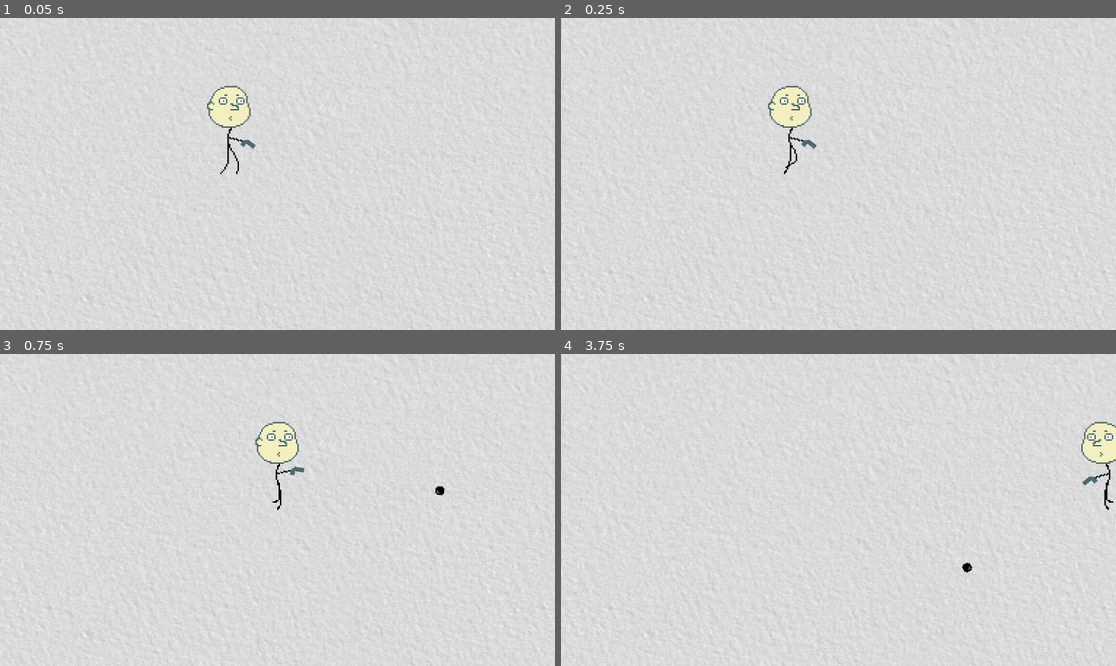
Above: before the commit, frames 1-4 (two rows, left to right).
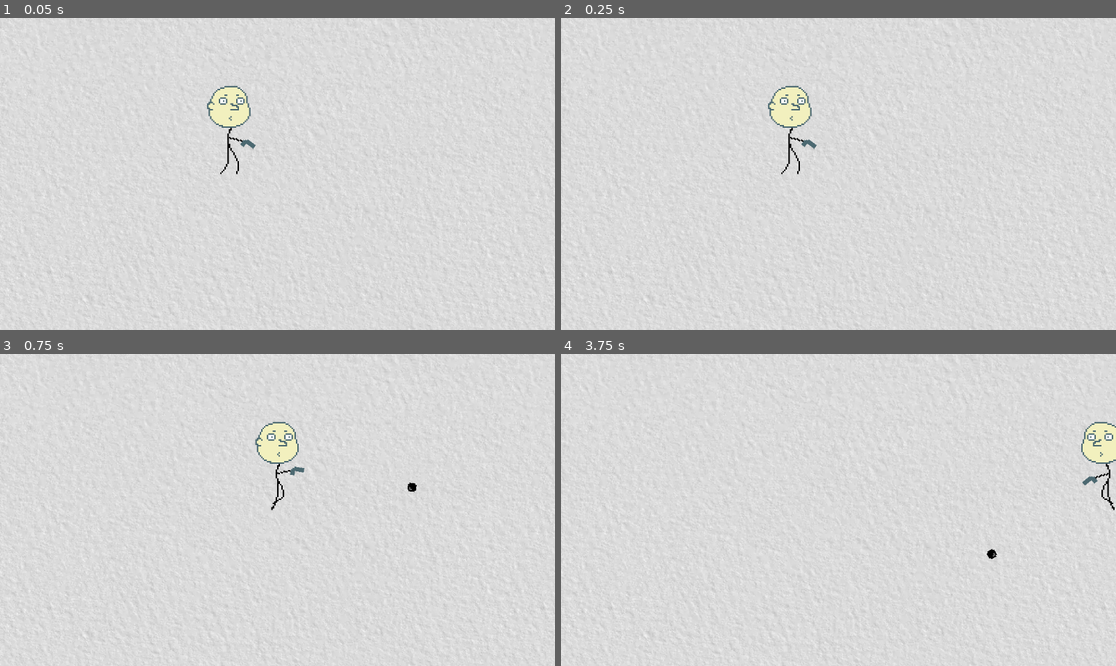
Above: after the commit, the same moments.

Repository: lambtoken/bob
Game: Godot game, scene res://scenes/game.tscn
Two runs of this game, one before a commit and one after it. Both use one fixed random seed, a clock stepped at 60 frames per second and the inputs below.
Inputs (mouse positions are in pixels of both pictures, inside the frame that each line leads up to):
- Up to frame 1 (0.05 s): no input
- Up to frame 2 (0.25 s): no input
- Up to frame 3 (0.75 s): tap Enter at 0.5 s; move the mouse to (399, 494) at 0.52 s; press the mouse at (399, 494) at 0.53 s; hold D (right) from 0.53 s (still down)
- Up to frame 4 (3.75 s): move the mouse to (727, 525) at 1.27 s; release D (right) at 1.28 s; release the mouse at (727, 525) at 1.28 s; hold S (down) 1.28-2.03 s; click (727, 525) at 1.35 s; move the mouse to (894, 441) at 2.02 s; press the mouse at (894, 441) at 2.03 s; hold D (right) 2.03-2.78 s; move the mouse to (810, 572) at 2.77 s; release the mouse at (810, 572) at 2.78 s; hold W (up) 2.78-3.53 s; click (810, 572) at 2.85 s; move the mouse to (1005, 556) at 3.52 s; press the mouse at (1005, 556) at 3.53 s; hold A (left) from 3.53 s (still down)

Frame 1 is identical in both runs. In frame 2, less than 0.1% of the frame differs, in the area x 39-44%, y 39-51%; in frame 3, 0.2%; in frame 4, 0.2%, in the area x 72-100%, y 39-71%.

Commit message:
tiny changes

Diff:
--- a/objects/bob/bob.gd
+++ b/objects/bob/bob.gd
@@ -10,6 +10,7 @@
 var BLINK_TIME: float = 0
 
 var flipped = false
+var is_running = true
 
 enum moods {
 	neutral,
@@ -69,3 +70,15 @@
 		$Head.scale.x = -abs($Head.scale.x)
 		$Body.scale.x = -abs($Body.scale.x)
 		flipped = true
+
+	if velocity.is_zero_approx() and is_running:
+		is_running = false
+		$Body/AnimatedSprite2D.stop()
+		$Body/AnimatedSprite2D.play("standing")
+	elif not velocity.is_zero_approx() and not is_running:
+		is_running = true
+		$Body/AnimatedSprite2D.stop()
+		if velocity.x > 0:
+			$Body/AnimatedSprite2D.play("walking")
+		else:
+			$Body/AnimatedSprite2D.play_backwards("walking")
--- a/objects/bob/bob.tscn
+++ b/objects/bob/bob.tscn
@@ -151,6 +151,30 @@
 "update": 1,
 "values": [&"worried_blink"]
 }
+tracks/1/type = "value"
+tracks/1/imported = false
+tracks/1/enabled = true
+tracks/1/path = NodePath(".:scale")
+tracks/1/interp = 1
+tracks/1/loop_wrap = true
+tracks/1/keys = {
+"times": PackedFloat32Array(0),
+"transitions": PackedFloat32Array(1),
+"update": 0,
+"values": [Vector2(1, 1)]
+}
+tracks/2/type = "value"
+tracks/2/imported = false
+tracks/2/enabled = true
+tracks/2/path = NodePath(".:position")
+tracks/2/interp = 1
+tracks/2/loop_wrap = true
+tracks/2/keys = {
+"times": PackedFloat32Array(0),
+"transitions": PackedFloat32Array(1),
+"update": 0,
+"values": [Vector2(0, 2)]
+}
 
 [sub_resource type="Animation" id="Animation_14ets"]
 resource_name = "back"
@@ -225,12 +249,41 @@
 "transitions": PackedFloat32Array(1),
 "update": 1,
 "values": [&"worried_blink"]
+}
+
+[sub_resource type="Animation" id="Animation_0d0ka"]
+resource_name = "head_squish"
+step = 0.0458
+tracks/0/type = "value"
+tracks/0/imported = false
+tracks/0/enabled = true
+tracks/0/path = NodePath(".:scale")
+tracks/0/interp = 2
+tracks/0/loop_wrap = true
+tracks/0/keys = {
+"times": PackedFloat32Array(0.0333333, 0.166667, 0.3),
+"transitions": PackedFloat32Array(1, 1, 1),
+"update": 0,
+"values": [Vector2(1, 1), Vector2(1.14, 0.885), Vector2(1, 1)]
+}
+tracks/1/type = "value"
+tracks/1/imported = false
+tracks/1/enabled = true
+tracks/1/path = NodePath(".:position")
+tracks/1/interp = 1
+tracks/1/loop_wrap = true
+tracks/1/keys = {
+"times": PackedFloat32Array(0, 0.166667, 0.266667),
+"transitions": PackedFloat32Array(1, 1, 1),
+"update": 0,
+"values": [Vector2(0, 2), Vector2(0, 5.19), Vector2(0, 2)]
 }
 
 [sub_resource type="AnimationLibrary" id="AnimationLibrary_q5qvl"]
 _data = {
 "RESET": SubResource("Animation_wtc4e"),
 "back": SubResource("Animation_14ets"),
+"head_squish": SubResource("Animation_0d0ka"),
 "neutral": SubResource("Animation_xk1uq"),
 "neutral_blink": SubResource("Animation_hj04k"),
 "worried": SubResource("Animation_5cx0g"),
--- a/objects/bullet/bullet.gd
+++ b/objects/bullet/bullet.gd
@@ -1,12 +1,15 @@
 extends Area2D
 
-var SPEED: float = 700.0
-
-# Called when the node enters the scene tree for the first time.
-func _ready() -> void:
-	pass # Replace with function body.
-
+var speed: float = 700.0
 
 # Called every frame. 'delta' is the elapsed time since the previous frame.
 func _process(delta: float) -> void:
-	position += transform.x * SPEED * delta
+
+	position += transform.x * speed * delta
+
+	# speed decreases gradually
+	speed = lerp(speed, 0.0, 2 * delta)
+
+# Called when the Timer times out
+func _on_timer_timeout() -> void:
+	queue_free()
--- a/objects/bullet/bullet.tscn
+++ b/objects/bullet/bullet.tscn
@@ -15,3 +15,9 @@
 
 [node name="CollisionShape2D" type="CollisionShape2D" parent="."]
 shape = SubResource("CircleShape2D_gn0vu")
+
+[node name="Timer" type="Timer" parent="."]
+wait_time = 4.0
+autostart = true
+
+[connection signal="timeout" from="Timer" to="." method="_on_timer_timeout"]
Not shown: 1 places in objects/bob/bob.tscn that only renumber resources
